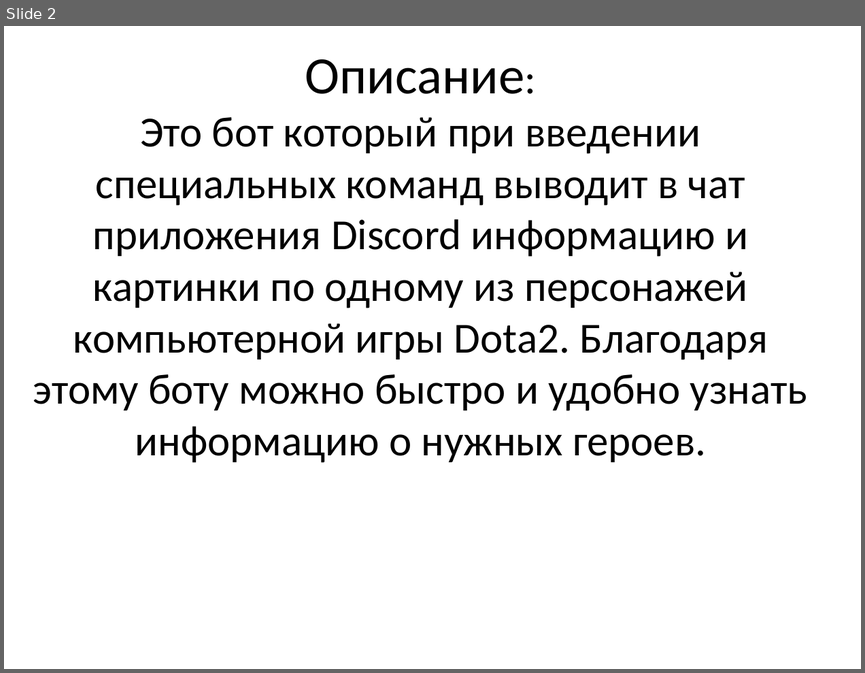
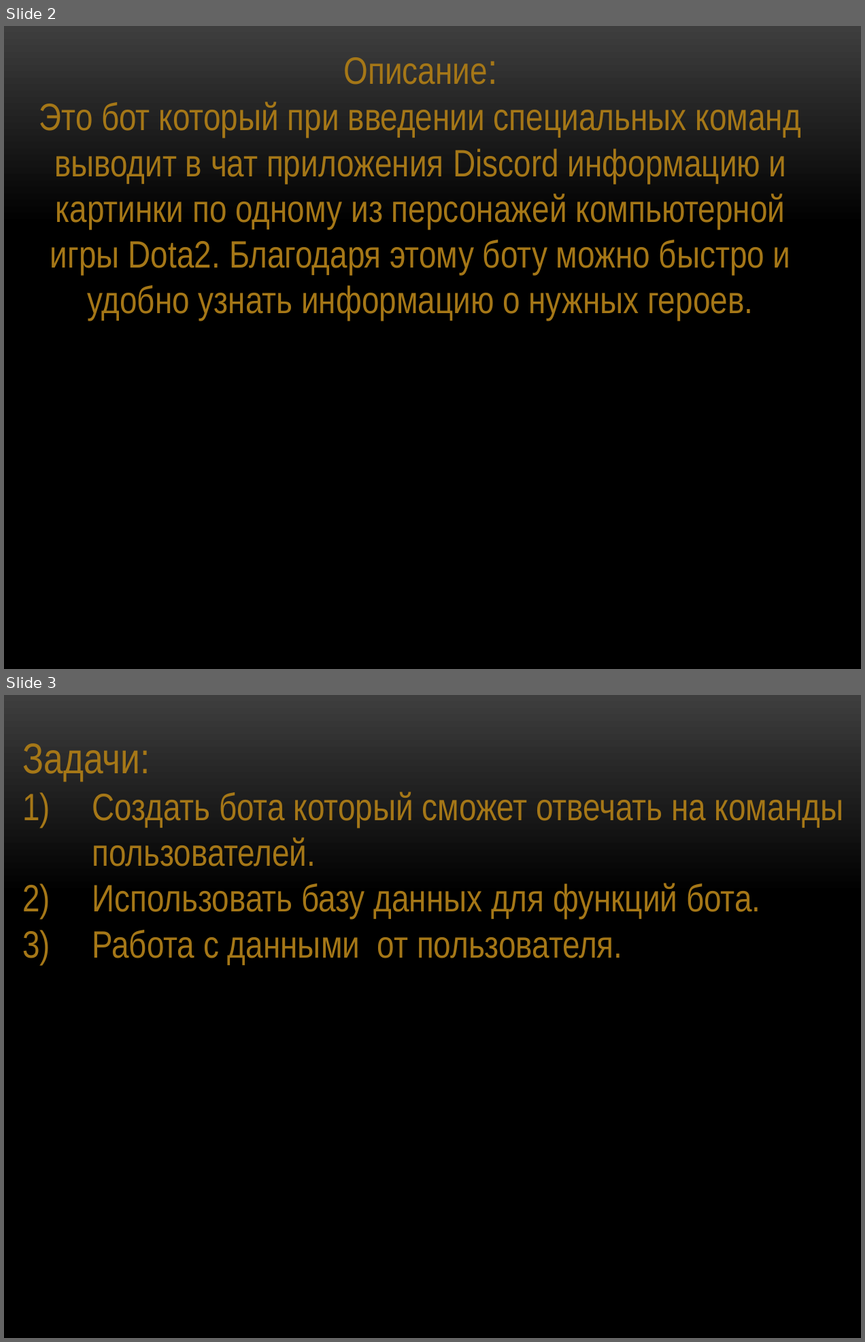
Before and after one commit to megamaxik/Dota-2-helper-bot, a slide deck: DotaHelper.pptx. Shown one above the other, each under a label of ours: slide 2 before the commit, slides 2 and 3 after it. The pictures are 865x673 and 865x1342 pixels, drawn with LibreOffice and Linux fonts; fonts in the diff are those of the drawing; background and template pictures are left out. Boxes give left, top, right and bottom in pixels: in the first picture for what was removed or moved away, otherwise in the second. Text is boxed around its words. In the diff, an @@ line names an element or a change of style, - is before the commit and + after.

Commit message:
добавили пару команд

```diff
--- a/DotaHelper.pptx
+++ b/DotaHelper.pptx
@@ slide 3 added at box(4, 695, 861, 1338), background picture (left out) @@
@@ text added at box(22, 743, 843, 964), 32 pt, text #A57617 @@
+Задачи:
+1) Создать бота который сможет отвечать на команды пользователей.
+2) Использовать базу данных для функций бота.
+3) Работа с данными от пользователя.
@@ slide 2 changed as well @@
@@ background #FFFFFF to picture (left out) @@
@@ text "Описание:" at box(39, 57, 801, 320): size 44 to 32 pt in "Описание:"; font Calibri to Arial Narrow, text colour #000000 to #A57617, size 36 to 32 pt @@
```
Also in this commit, not shown: 3 other slides changed, 1 other slide added, 2 slides removed, 1 other file.
